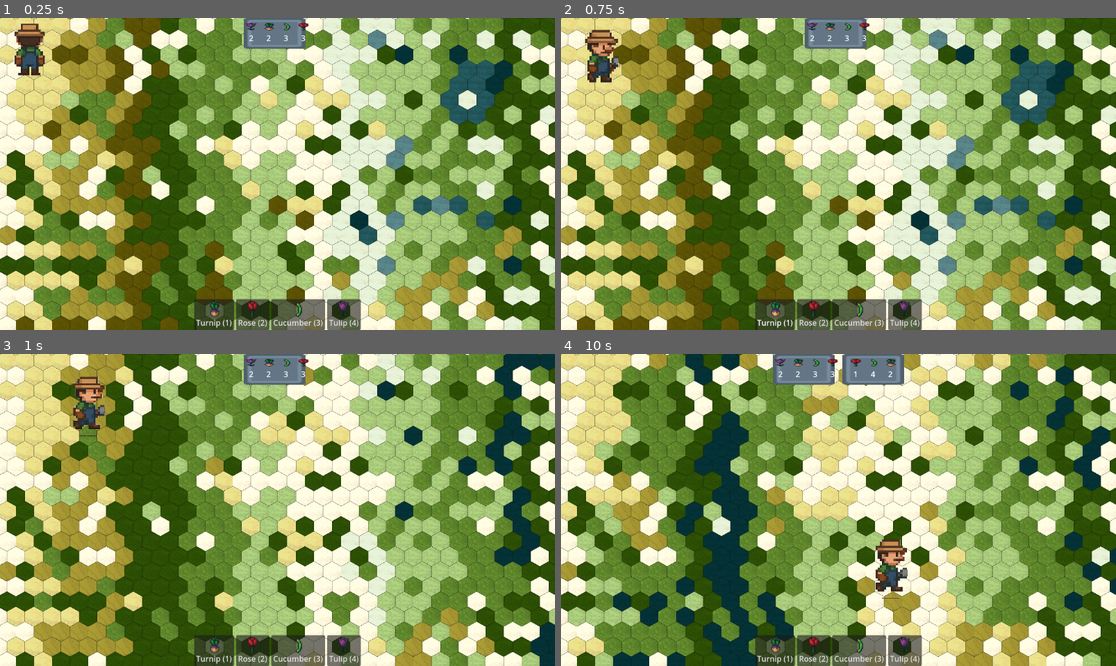
Above: before the commit, frames 1-4 (two rows, left to right).
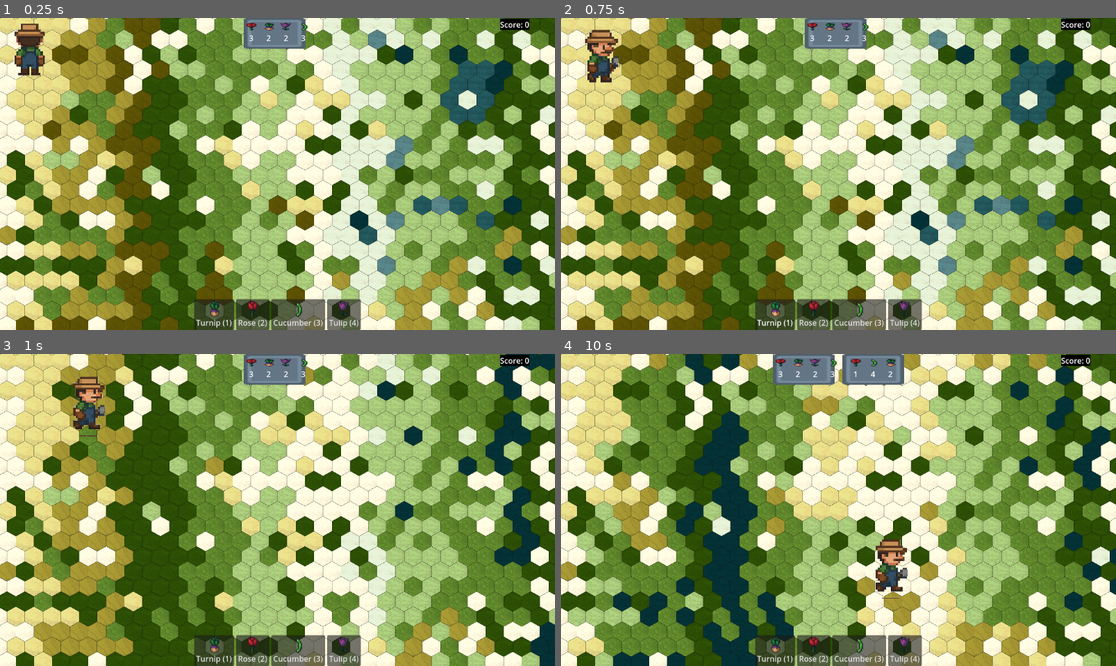
Above: after the commit, the same moments.

Repository: BlueDespero/slavicgamejam2025
Game: Godot game, scene res://main.tscn
Two runs of this game, one before a commit and one after it. Both use one fixed random seed, a clock stepped at 60 frames per second and the inputs below.
Inputs (mouse positions are in pixels of both pictures, inside the frame that each line leads up to):
- Up to frame 1 (0.25 s): no input
- Up to frame 2 (0.75 s): tap Enter at 0.5 s; move the mouse to (960, 158) at 0.52 s; tap 1 at 0.6 s; click (960, 158) at 0.67 s
- Up to frame 3 (1 s): no input
- Up to frame 4 (10 s): move the mouse to (727, 525) at 1.27 s; tap 2 at 1.35, 4.35, 7.35 s; click (727, 525) at 1.42 s; move the mouse to (894, 441) at 2.02 s; tap 3 at 2.1, 5.1, 8.1 s; click (894, 441) at 2.17 s; move the mouse to (810, 572) at 2.77 s; tap 4 at 2.85, 5.85, 8.85 s; click (810, 572) at 2.92 s; move the mouse to (1005, 556) at 3.52 s; tap 1 at 3.6, 6.6, 9.6 s; click (1005, 556) at 3.67 s; move the mouse to (672, 463) at 4.27 s; click (672, 463) at 4.42 s; move the mouse to (866, 510) at 5.02 s; click (866, 510) at 5.17 s; tap Space at 5.75 s; move the mouse to (755, 432) at 5.77 s; click (755, 432) at 5.92 s; move the mouse to (960, 494) at 6.52 s; click (960, 494) at 6.67 s; move the mouse to (727, 525) at 7.27 s; click (727, 525) at 7.42 s; move the mouse to (894, 441) at 8.02 s; click (894, 441) at 8.17 s; move the mouse to (810, 572) at 8.77 s; click (810, 572) at 8.92 s; move the mouse to (1005, 556) at 9.52 s; click (1005, 556) at 9.67 s

The runs differ from the first frame. In frame 1, 0.3% of the frame differs, in the area x 44-96%, y 0-8%; in frame 2, 0.3%; in frame 3, 0.3%; in frame 4, 0.3%.

Commit message:
Add score label

Diff:
--- a/GUI/gui.tscn
+++ b/GUI/gui.tscn
@@ -1,8 +1,9 @@
-[gd_scene load_steps=4 format=3 uid="uid://1al25n8y6pmm"]
+[gd_scene load_steps=5 format=3 uid="uid://1al25n8y6pmm"]
 
 [ext_resource type="Script" uid="uid://c3ey4vql5qa6y" path="res://GUI/top_bar.gd" id="1_cor1f"]
 [ext_resource type="PackedScene" uid="uid://bolly6ssnwqm5" path="res://GUI/order.tscn" id="2_cor1f"]
 [ext_resource type="Script" uid="uid://dqhvj5qegq3cx" path="res://GUI/bottom_bar.gd" id="2_q8o8l"]
+[ext_resource type="Script" uid="uid://bs0w4h868tkvk" path="res://GUI/score_box.gd" id="4_qtfhu"]
 
 [node name="GUI" type="Node"]
 
@@ -22,7 +23,7 @@
 wait_time = 10.0
 autostart = true
 
-[node name="Recipe" parent="TopBar" instance=ExtResource("2_cor1f")]
+[node name="Orders" parent="TopBar" instance=ExtResource("2_cor1f")]
 layout_mode = 2
 
 [node name="BottomBar" type="HBoxContainer" parent="."]
@@ -32,4 +33,17 @@
 alignment = 1
 script = ExtResource("2_q8o8l")
 
+[node name="ScoreBox" type="ColorRect" parent="."]
+offset_left = 1038.0
+offset_top = 2.0
+offset_right = 1078.0
+offset_bottom = 42.0
+color = Color(0, 0, 0, 1)
+script = ExtResource("4_qtfhu")
+
+[node name="Score" type="Label" parent="ScoreBox"]
+offset_right = 61.0
+offset_bottom = 23.0
+text = "Score: 0"
+
 [connection signal="timeout" from="TopBar/NewOrderTimer" to="TopBar" method="_on_new_order_timer_timeout"]
--- /dev/null
+++ b/GUI/score_box.gd
@@ -0,0 +1,7 @@
+extends ColorRect
+
+# Called when the node enters the scene tree for the first time.
+func _ready() -> void:
+	var score: Label = get_child(0)
+	size.x = score.size.x
+	size.y = score.size.y
--- a/main.tscn
+++ b/main.tscn
@@ -12,3 +12,4 @@
 [node name="GUI" parent="." instance=ExtResource("2_0xm2m")]
 
 [node name="Map" parent="." instance=ExtResource("3_h2yge")]
+metadata/_edit_lock_ = true
Not shown, added: GUI/score_box.gd.uid
